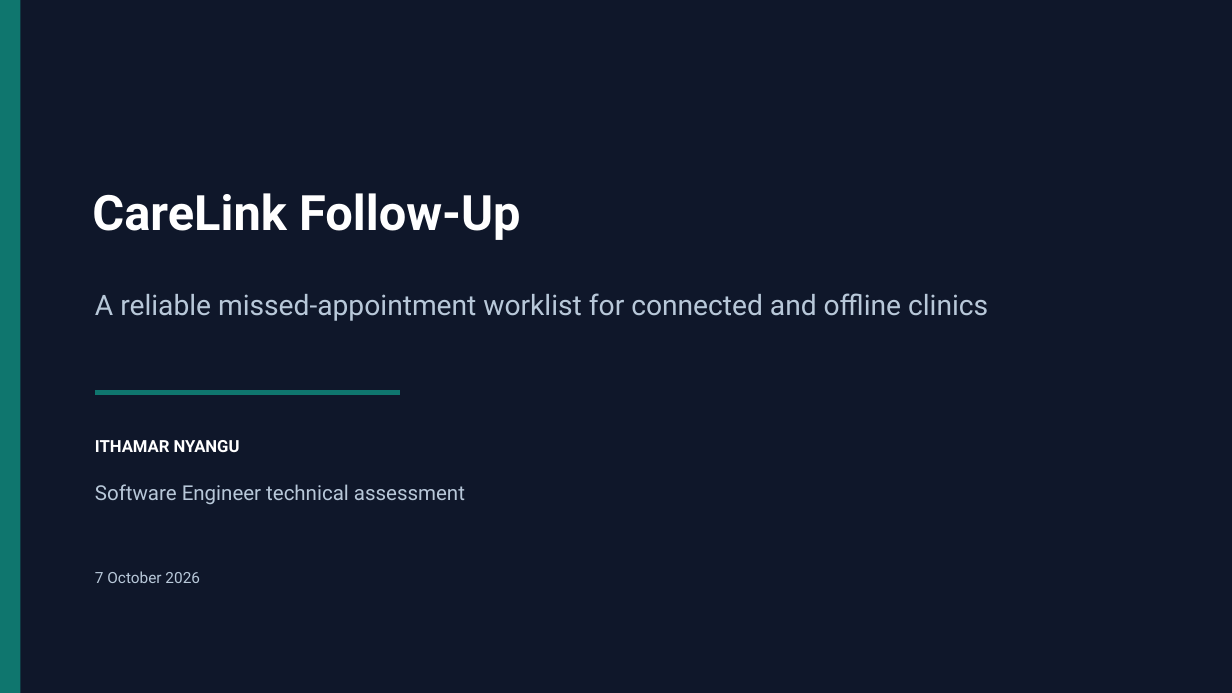
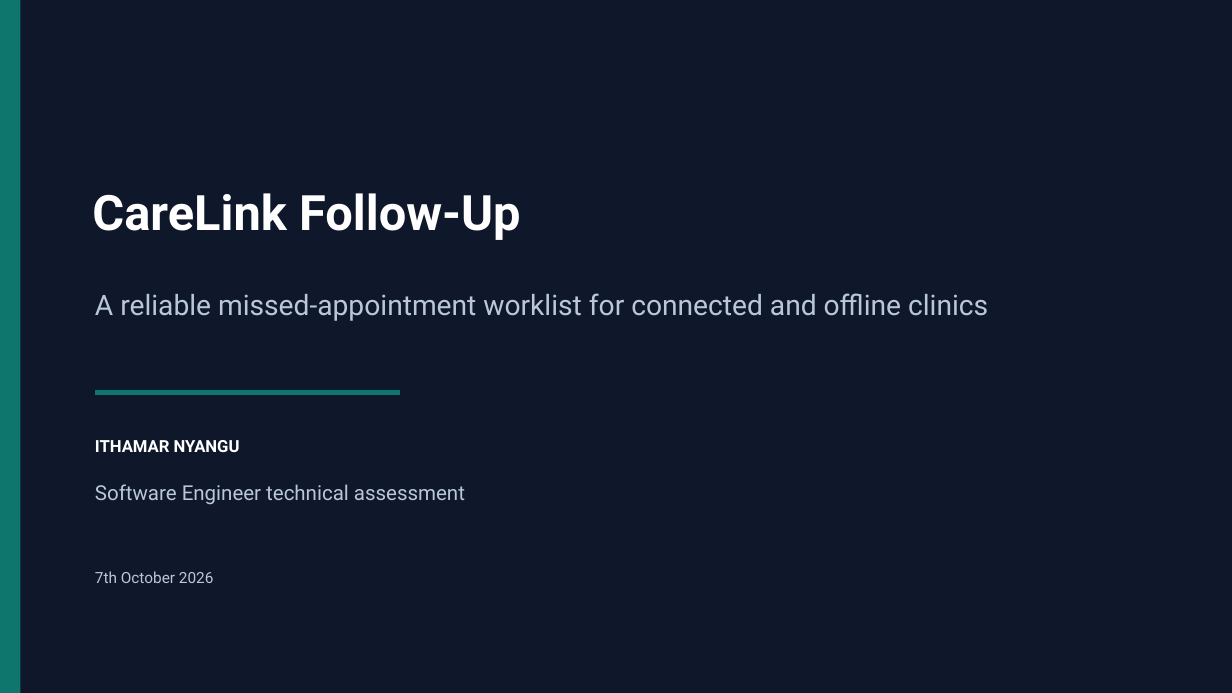
Before and after one commit to IthamarNyangu/CIDRZ-CareLink-Assessment, a slide deck: slide 1 of E-presentation.pptx. Drawn at 1232x693 pixels with LibreOffice and Linux fonts; fonts in the diff are those of the drawing. Boxes give left, top, right and bottom in pixels: in the first picture for what was removed or moved away, otherwise in the second. Text is boxed around its words. In the diff, an @@ line names an element or a change of style, - is before the commit and + after.

```diff
--- a/E-presentation.pptx
+++ b/E-presentation.pptx
@@ text at <box>95,571,214,583</box>: text changed @@
-7 October 2026
+7th October 2026
```
Also in this commit, not shown: 3 other slides changed, 1 slide added.
